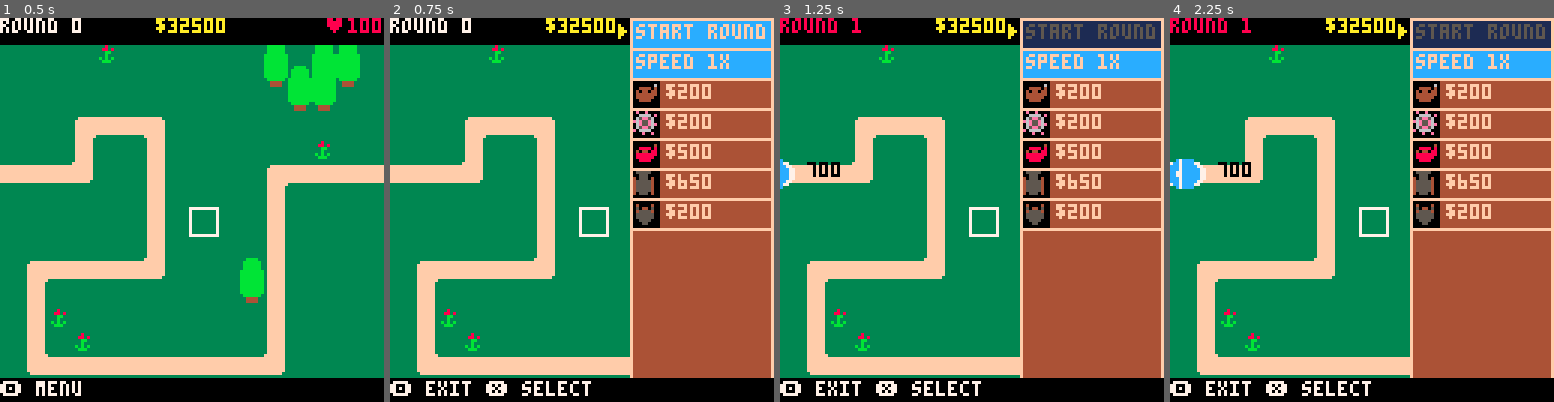
Above: before the commit, frames 1-4 (left to right).
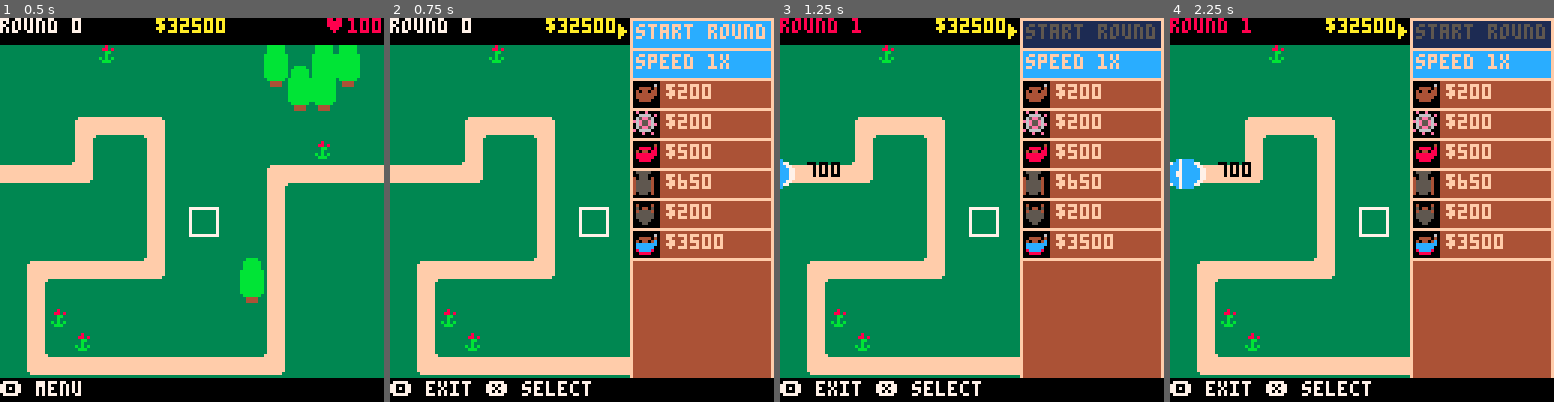
Above: after the commit, the same moments.

Repository: ingobeans/btd64
Game: PICO-8 cartridge btd64.p8
The game is run twice, just before and just after one commit, with the same random seed, the same clock (stepped at 60 frames per second) and the same inputs.
Inputs:
- Up to frame 1 (0.5 s): tap X (X key) at 0.33 s
- Up to frame 2 (0.75 s): tap O (Z key) at 0.7 s
- Up to frame 3 (1.25 s): tap X (X key) at 1.07 s
- Up to frame 4 (2.25 s): hold Right 1.6-2.1 s; tap O (Z key) at 1.7, 2.1 s; tap X (X key) at 1.85 s; hold Up from 2.15 s (still down)

Frame 1 is identical in both runs. In frame 2, 1.1% of the frame differs, in the area x 63-100%, y 55-64%; in frame 3, 1.1%; in frame 4, 1.1%.

Commit message:
add super monkey gfx

Diff:
--- a/btd64.p8
+++ b/btd64.p8
@@ -1016,6 +1016,34 @@
 			pl=20,
 		}},
 	})
+	super = new_mk({
+		u1={
+			{3500,100,"laser blasts",function (this)
+				--i -> 43 (if not > 43)
+			end},
+			{5000,101,"plasma blasts",function (this)
+				--i -> 59 (if not > 59)
+			end},
+			{16500,102,"sun god",function (this)
+				--i -> 60
+			end},
+		},
+		u2={
+			{1000,116,"super range",function (this)
+
+			end},
+			{1500,117,"epic range",function (this)
+				--i -> 27 (if not > 11)
+			end},
+			{9000,118,"robo monkey",function (this)
+				--i -> 61
+			end},
+		},
+		i=11,
+		c=3500,
+		r=2.9,
+		trac=13,
+	})
 end
 -->8
 --monkeys
Not shown, changed: 48 lines of the sprite sheet (__gfx__) section of btd64.p8
